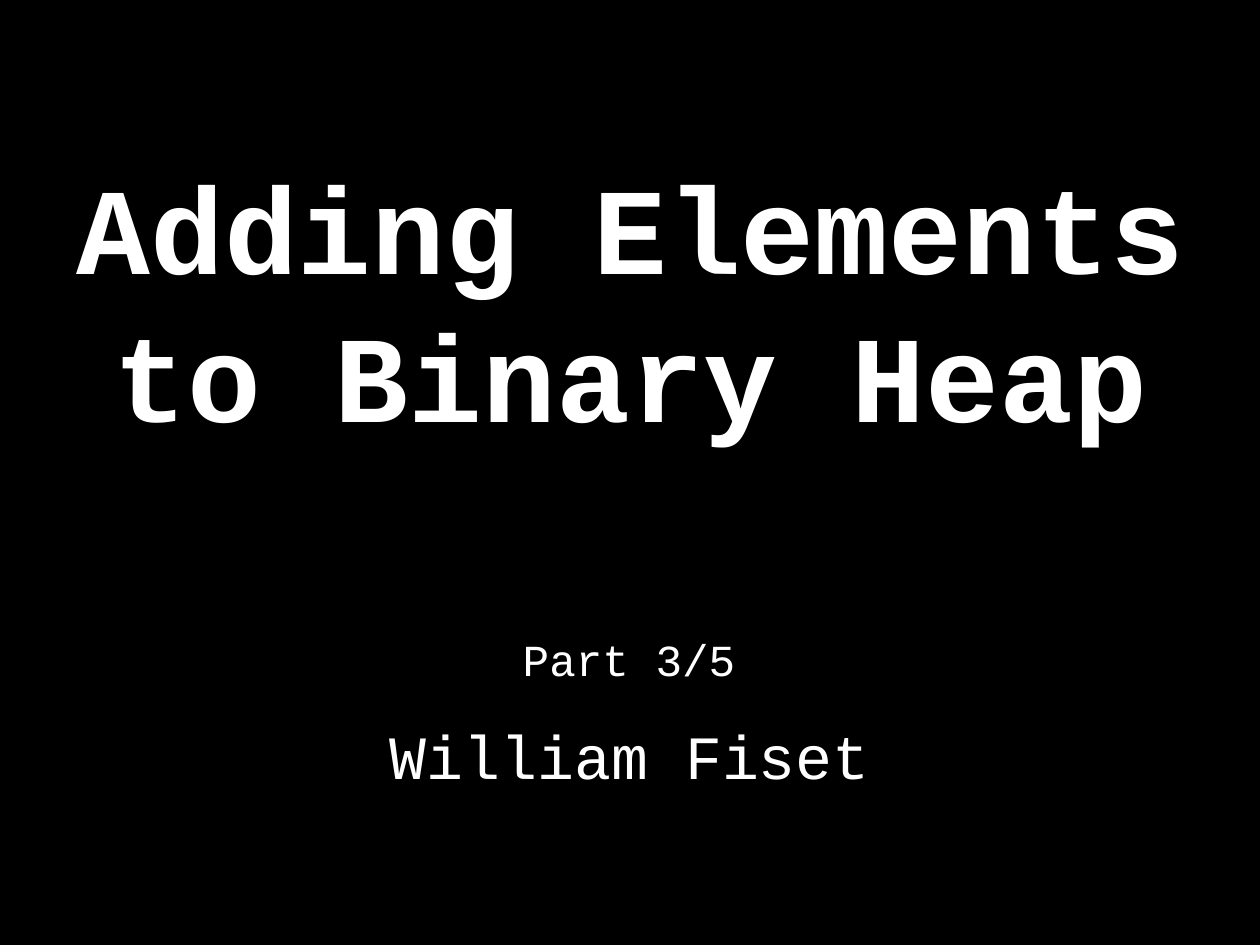
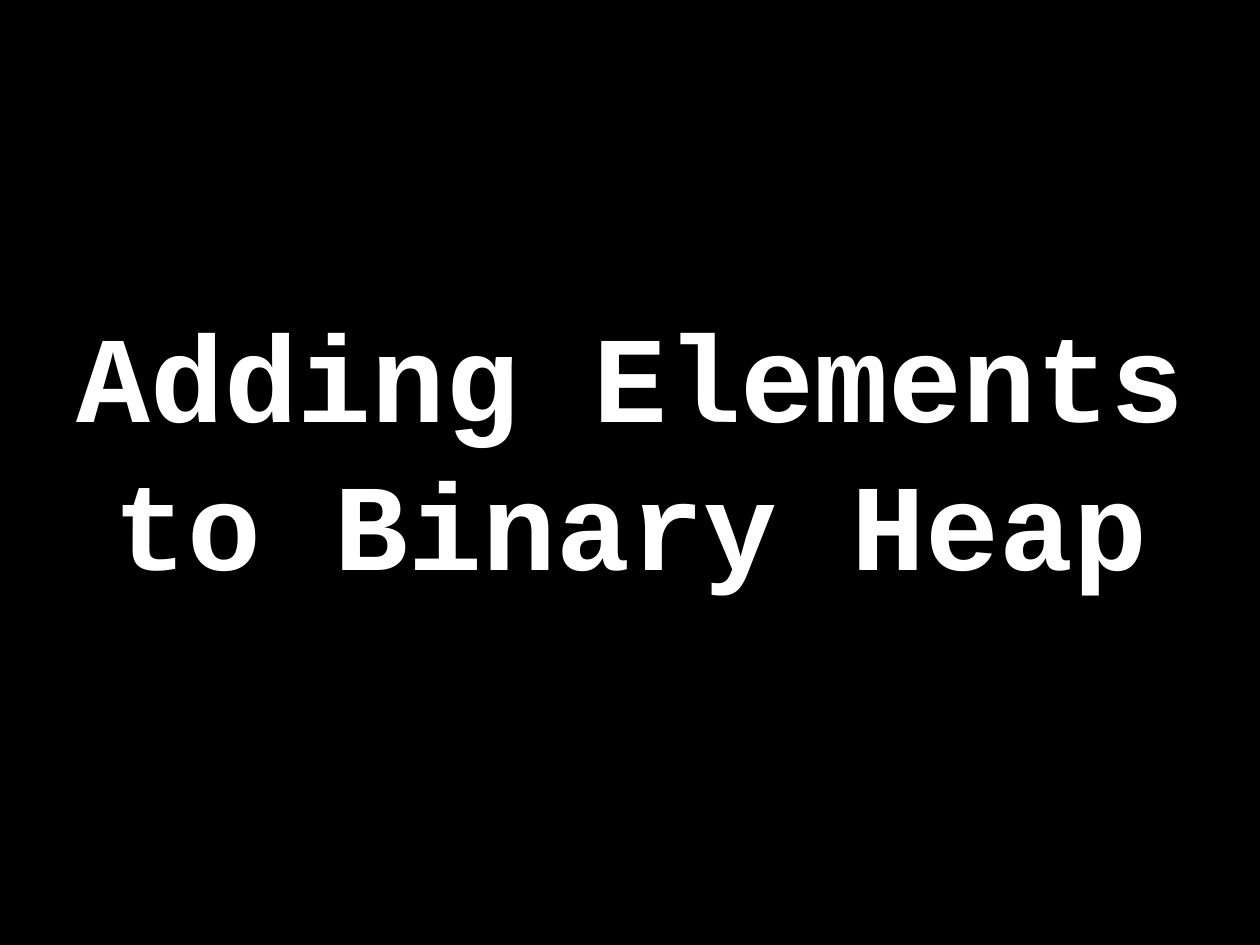
Before and after one commit to williamfiset/DEPRECATED-data-structures, a slide deck: slide 78 of PriorityQueue/presentation/PriorityQueue.pptx (slide 80 before the commit). Drawn at 1260x945 pixels with LibreOffice and Linux fonts; fonts in the diff are those of the drawing. Boxes give left, top, right and bottom in pixels: in the first picture for what was removed or moved away, otherwise in the second. Text is boxed around its words. In the diff, an @@ line names an element or a change of style, - is before the commit and + after.

```diff
--- a/PriorityQueue/presentation/PriorityQueue.pptx
+++ b/PriorityQueue/presentation/PriorityQueue.pptx
@@ title "Adding Elements to Binary Heap": place and size @@
-title "Adding Elements to Binary Heap" at <box>76,185,1184,448</box>
+title "Adding Elements to Binary Heap" at <box>76,333,1184,596</box>
@@ text removed at <box>523,644,736,677</box> @@
-Part 3/5
@@ text removed at <box>390,735,870,780</box> @@
-William Fiset
```
Also in this commit, not shown: 3 other slides changed, 1 slide added, 7 slides removed, 2 other files.
